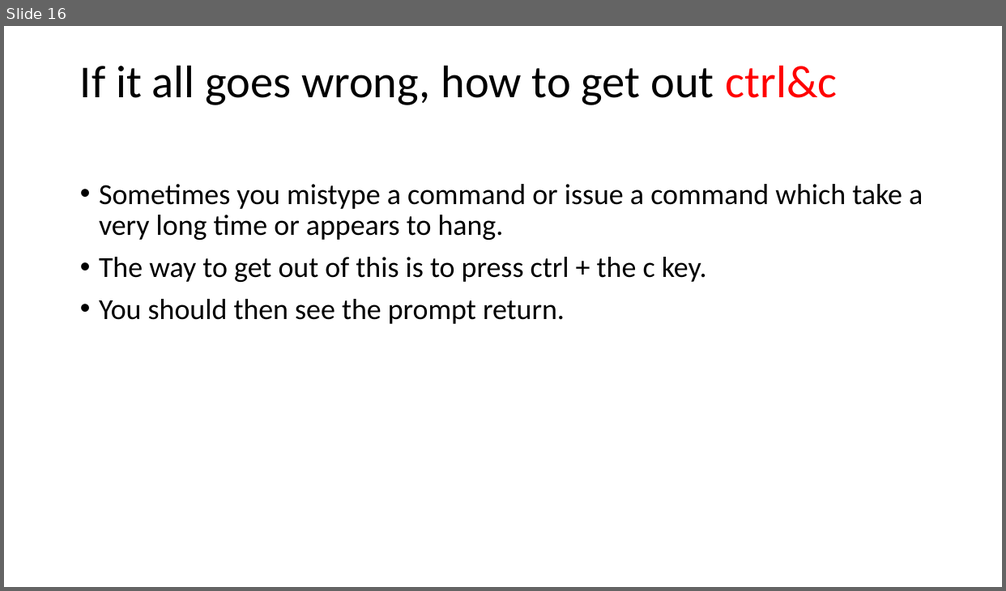
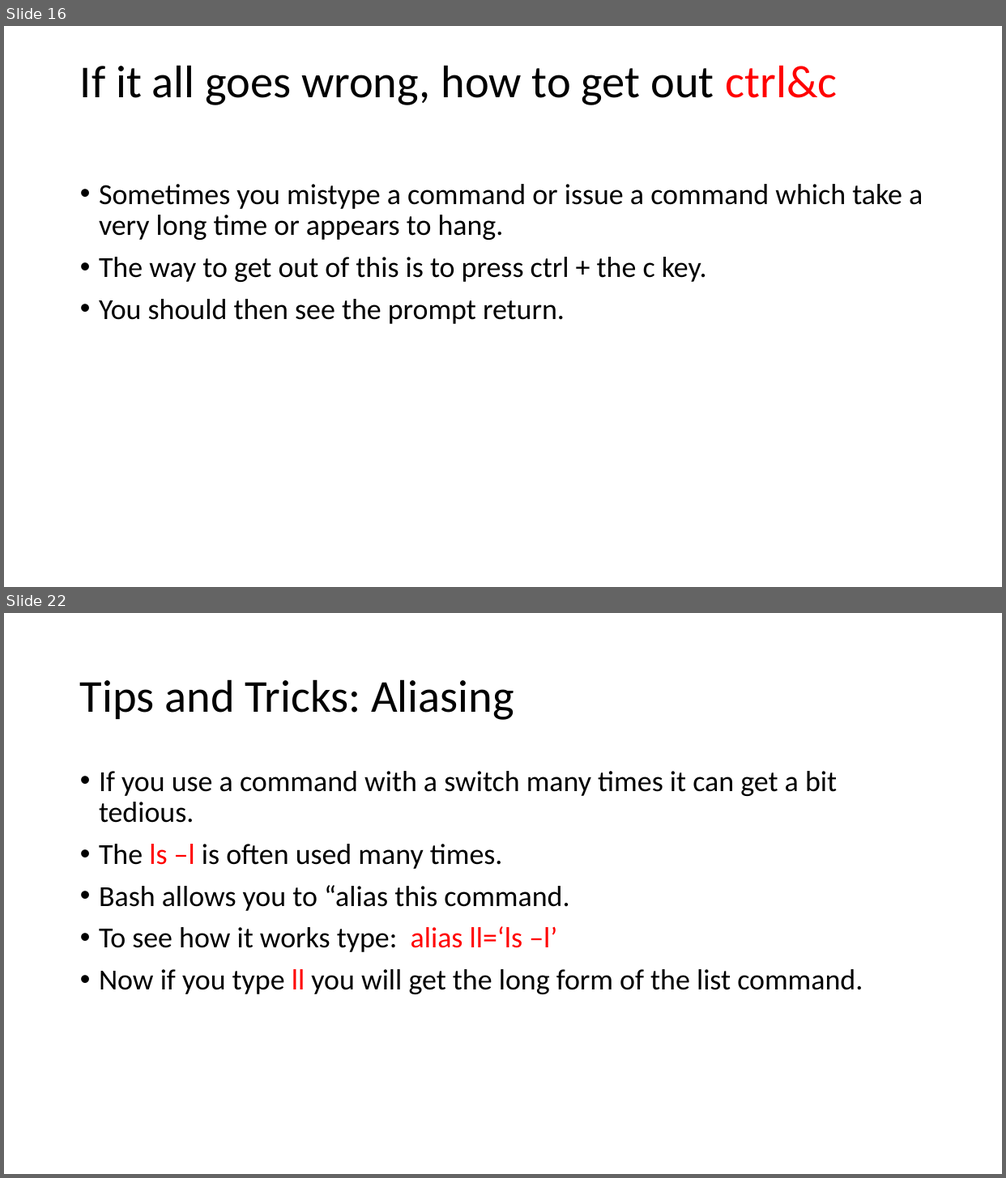
Before and after one commit to paulmheaton/Unix_primer, a slide deck: Unix primer.pptx. Shown one above the other, each under a label of ours: slide 16 before the commit, slides 16 and 22 after it; the slides between them are not shown. The pictures are 1006x591 and 1006x1178 pixels, drawn with LibreOffice and Linux fonts; fonts in the diff are those of the drawing. Boxes give left, top, right and bottom in pixels: in the first picture for what was removed or moved away, otherwise in the second. Text is boxed around its words. In the diff, an @@ line names an element or a change of style, - is before the commit and + after.

```diff
--- a/Unix primer.pptx
+++ b/Unix primer.pptx
@@ slide 22 added at [4, 613, 1002, 1174], background #FFFFFF @@
@@ title added at [80, 679, 514, 720], 44 pt, text #000000 @@
+Tips and Tricks: Aliasing
@@ text added at [99, 771, 863, 995], 28 pt, text #000000 @@
+• If you use a command with a switch many times it can get a bit tedious.
+• The ls –l is often used many times.
+• Bash allows you to “alias this command.
+• To see how it works type: alias ll=‘ls –l’
+• Now if you type ll you will get the long form of the list command.
```
Also in this commit, not shown: 4 slides changed, 4 other slides added, 1 slide removed.
